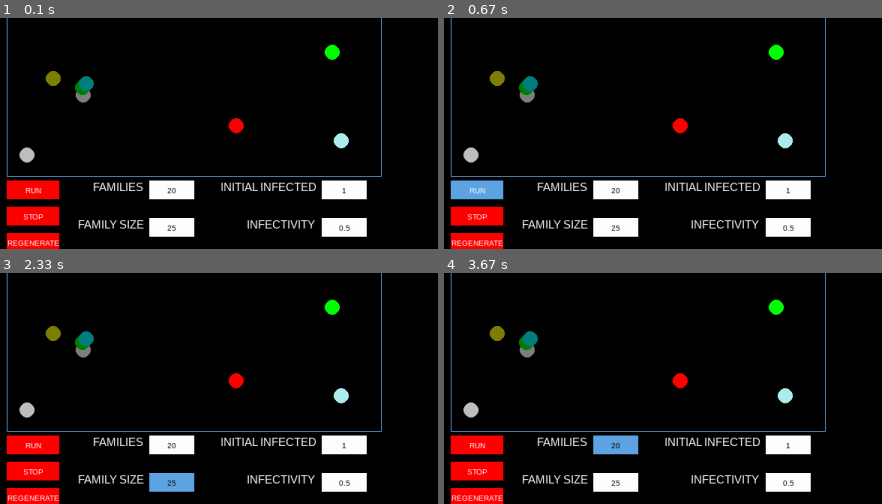
Above: before the commit, frames 1-4 (two rows, left to right).
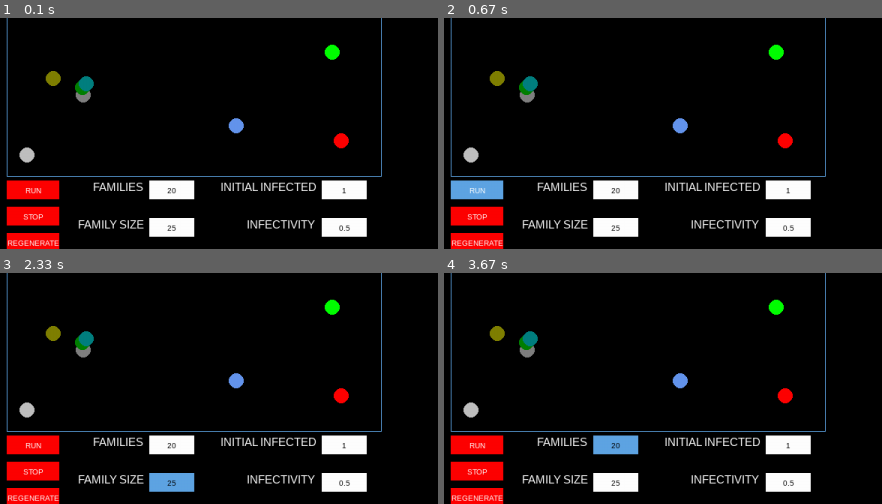
Above: after the commit, the same moments.

Repository: linyirun/EpidemicSimulator
Game: pygame game, started from main.py
The game is run twice, just before and just after one commit, with the same random seed, the same clock (stepped at 60 frames per second) and the same inputs.
Inputs (mouse positions are % of the whole screen's width and height, from its top left):
- Up to frame 1 (0.1 s): no input
- Up to frame 2 (0.67 s): click "RUN" at 0.4 s
- Up to frame 3 (2.33 s): click (51, 56) at 0.73 s; click "1" at 1.07 s; click (87, 86) at 1.4 s; click "25" at 2.23 s
- Up to frame 4 (3.67 s): click (47, 32) at 2.57 s; click "20" at 3.4 s
The pictures show only the part of the screen within x 0-50%, y 48-98%; the shares and areas given below are measured in that part.

The runs differ from the first frame. In frame 1, 0.4% of the frame differs, in the area x 52-80%, y 43-57%; in frame 2, 0.4%; in frame 3, 0.4%; in frame 4, 0.4%.

Commit message:
deleating speed for person

Diff:
--- a/person_edge.py
+++ b/person_edge.py
@@ -13,7 +13,7 @@
     """
         Instance Attributes:
         - id:
-            An unique identification of a person
+            An unique identification of a person.
         - family_id:
             An int idication the family the person belongs to
         - state:
@@ -32,7 +32,7 @@
 
         Representation Invariants:
         - not (self.state is INFECTED) or self.infection_frame is not None
-        -
+        - 0 <= self.location[0] <= 500 and 0 <= self.location[1] <= 500
         """
     id: int
     family_id: int
@@ -46,13 +46,13 @@
     infection_frame: Optional[int]  # the number of frame that this
 
     # initial location could be list of list as keeps list of moves [[0,0], [3,10]] initial should be starting point example 0,0
-    def __init__(self, x: int, y: int, speed: float, family_id: int, id: int):
+    def __init__(self, x: int, y: int, moving_distance: float, family_id: int, id: int):
         """Status: 0 for susceptable, 1 for infected and 2 for recovered."""
         self.state = SUSCEPTIBLE
         self.family = {}
         self.family_id = family_id
         self.location = [x, y]
-        self.speed = speed
+        self.moving_distance = moving_distance
         self.move = [0, 0]
         self.close_contact = {}
         self.infection_frame = None
